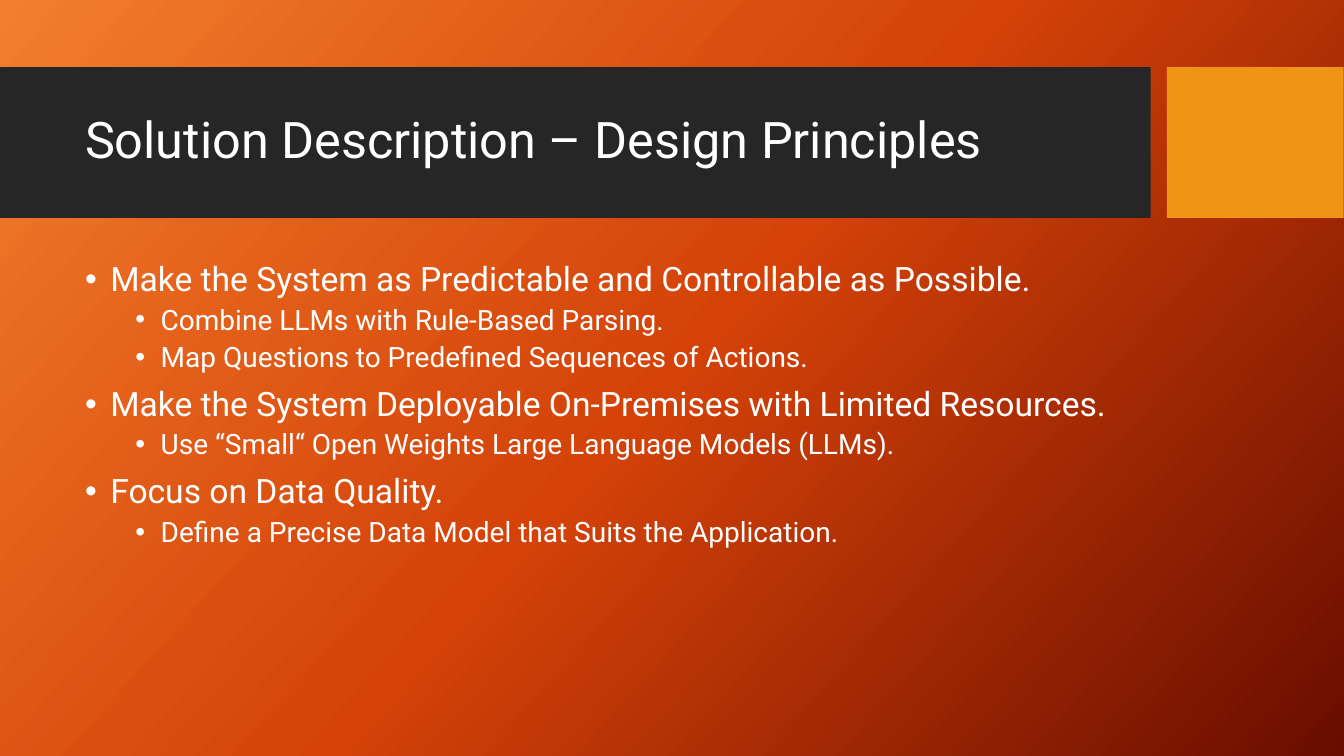
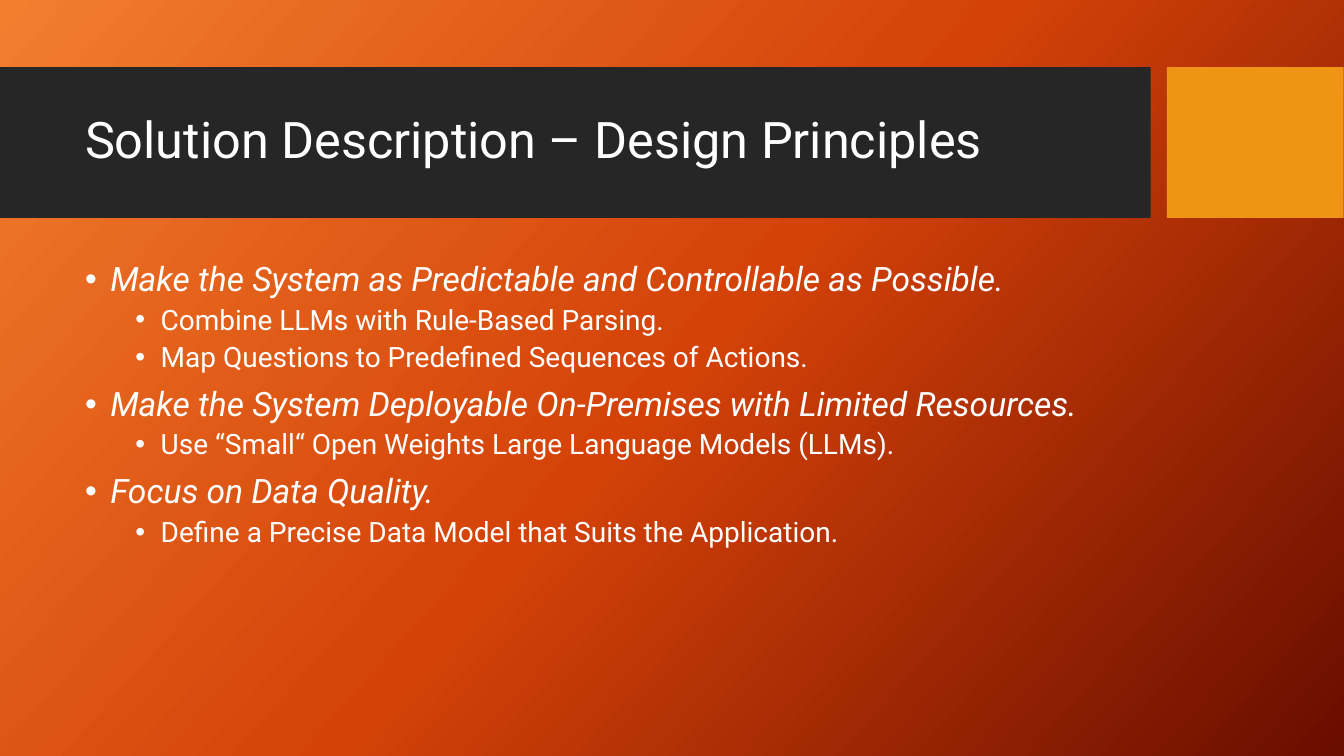
Before and after one commit to PaoloScarponi/hackapizza, a slide deck: slide 4 of docs/Hackapizza 2025 - Team LSF.pptx. Drawn at 1344x756 pixels with LibreOffice and Linux fonts; fonts in the diff are those of the drawing; background and template pictures are left out. Boxes give left, top, right and bottom in pixels: in the first picture for what was removed or moved away, otherwise in the second. Text is boxed around its words. In the diff, an @@ line names an element or a change of style, - is before the commit and + after.

```diff
--- a/docs/Hackapizza 2025 - Team LSF.pptx
+++ b/docs/Hackapizza 2025 - Team LSF.pptx
@@ text at (x1=110, y1=265, x2=1077, y2=511): italic on in "Make the System as Predictable and Controllable ...", "Make the System Deployable On-Premises with Limited ...", "Focus on Data Quality." @@
```
Also in this commit, not shown: 4 other slides changed, 3 slides added, 2 other files.
